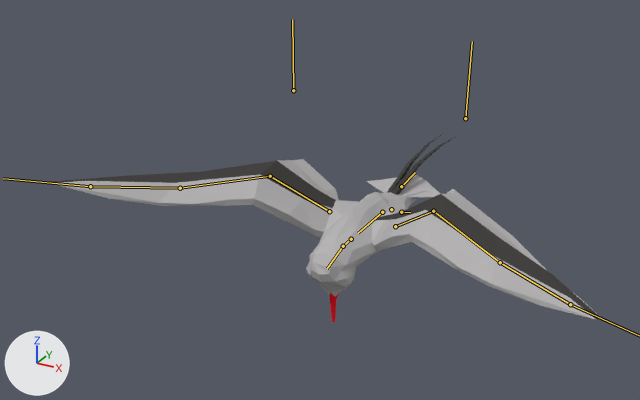
Two versions of the Blender file TheOvercoat/Assets/Models(blend)/Karakterler/bird.blend, one commit apart.
Camera for both pictures: a 50 mm camera at (1.032, -2.154, 1.381) aimed at (-0.155, 0.004, 0.302). Arrows for +X, +Y and +Z are at lower left; the lights stay in place. The bones that bend it are drawn over the model as lines.
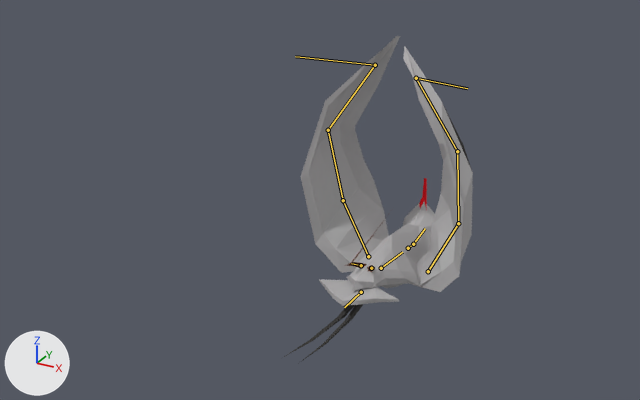
The newer file adds an action. The first version stands in its rest pose; the second is drawn at frame 27 of the action 'FallingInitial'.

Pixel boxes (x1, y1, x2, y2) of what changed, in the pictures (640 x 400 px):
'Cube', posed (66% narrower, 73% taller)
    before: (50, 133, 601, 322)
    after: (284, 36, 473, 363)
bone 'torso', root to tip
    before: (382, 212) to (358, 233)
    after: (381, 268) to (402, 252)
bone 'wingIK.L', root to tip
    before: (90, 186) to (3, 178)
    after: (375, 65) to (295, 56)

The change, as a list of edits to the scene's bpy script:
```text
Change bone_torso:
    where bone_torso = bpy.data.objects['Armature'].pose.bones['torso']
    bone_torso.location: (0.0, 0.0, 0.0) -> (0.0, 0.0, -0.195)
    bone_torso.rotation_quaternion: (1.0, 0.0, 0.0, 0.0) -> (-0.057, 0.998, 0.0, 0.0)  # degrees (0, 0, 0) -> degrees (-173, 0, 0)
Change bone_wingik_r:
    where bone_wingik_r = bpy.data.objects['Armature'].pose.bones['wingIK.R']
    bone_wingik_r.location: (0.0, 0.0, 0.0) -> (-0.204, -0.867, 0.375)
Change bone_wingshoulderik_r:
    where bone_wingshoulderik_r = bpy.data.objects['Armature'].pose.bones['wingShoulderIK.R']
    bone_wingshoulderik_r.location: (0.0, 0.0, 0.0) -> (-0.824, 0.122, 0.062)
Change bone_wingik_l:
    where bone_wingik_l = bpy.data.objects['Armature'].pose.bones['wingIK.L']
    bone_wingik_l.location: (0.0, 0.0, 0.0) -> (0.087, -0.81, 0.455)
Change bone_wingshoulderik_l:
    where bone_wingshoulderik_l = bpy.data.objects['Armature'].pose.bones['wingShoulderIK.L']
    bone_wingshoulderik_l.location: (0.0, 0.0, 0.0) -> (-0.195, 0.138, 0.871)
```
